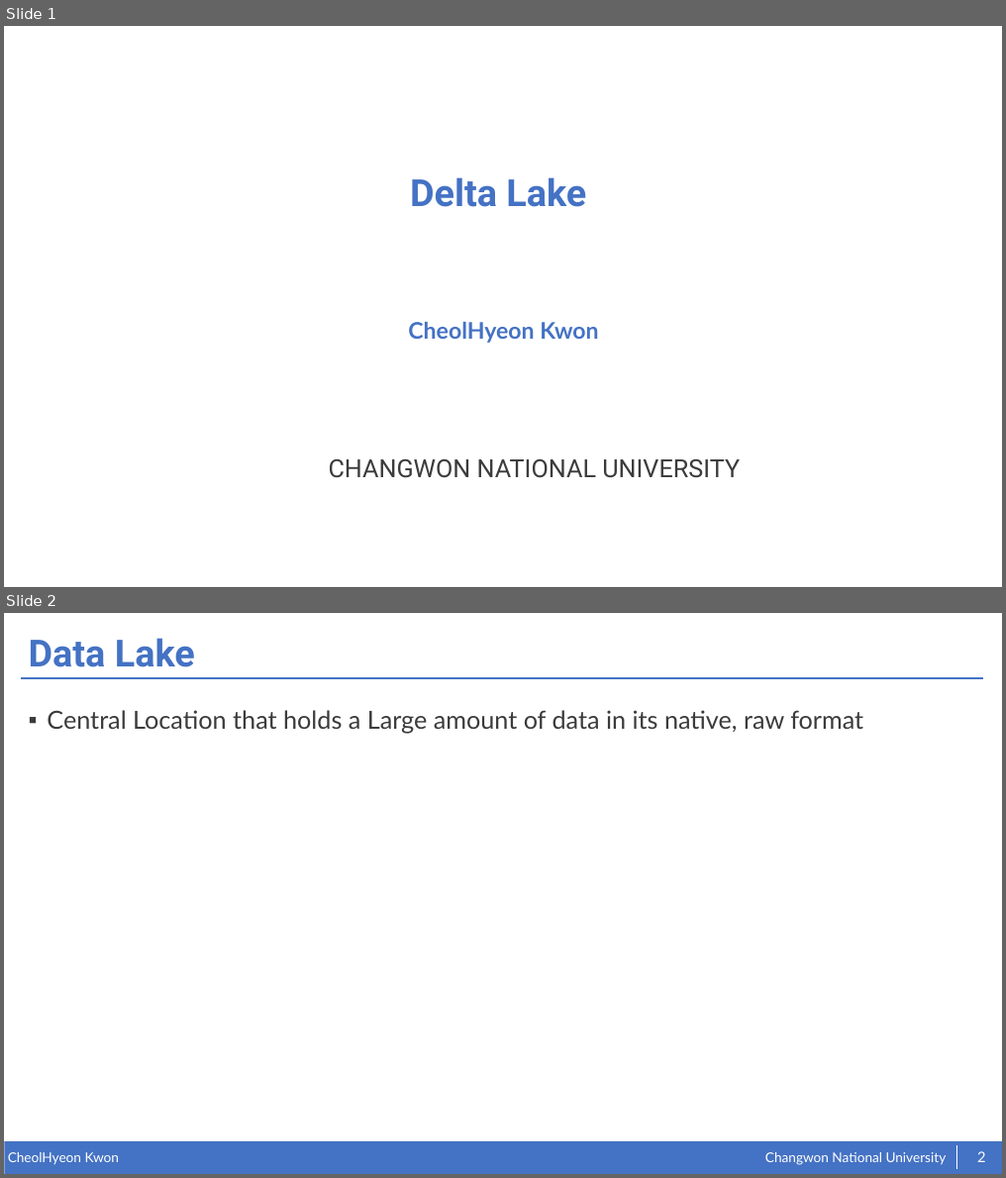
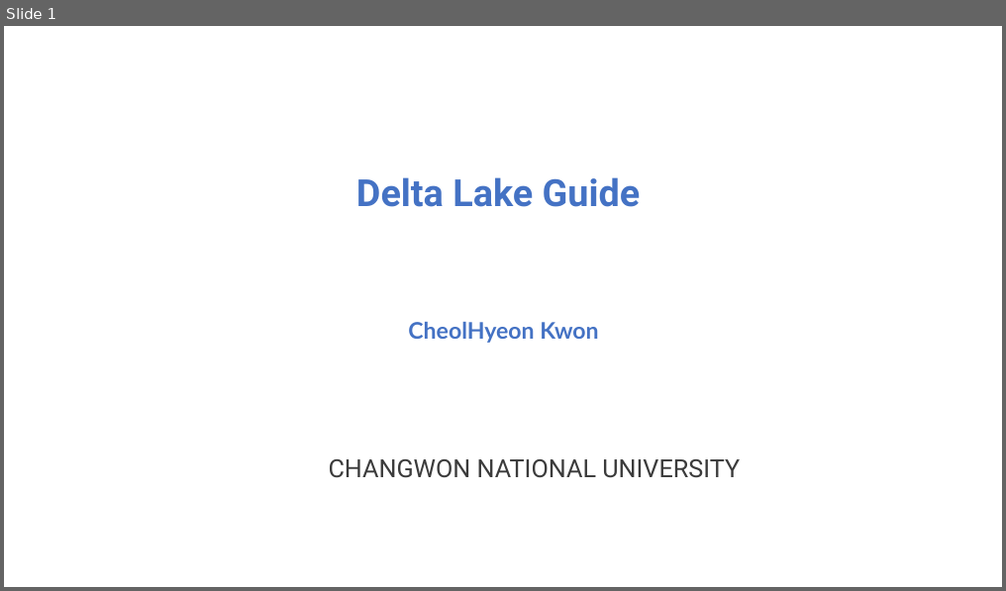
Before and after one commit to kkcchh9999/Studied_in_NOSLab, a slide deck: presentation/2022.07.06.pptx. Shown one above the other, each under a label of ours: slides 1 and 2 before the commit, slide 1 after it. The pictures are 1006x1178 and 1006x591 pixels, drawn with LibreOffice and Linux fonts; fonts in the diff are those of the drawing. Boxes give left, top, right and bottom in pixels: in the first picture for what was removed or moved away, otherwise in the second. Text is boxed around its words. In the diff, an @@ line names an element or a change of style, - is before the commit and + after.

```diff
--- a/presentation/2022.07.06.pptx
+++ b/presentation/2022.07.06.pptx
@@ slide 2 removed at bbox=[4, 613, 1002, 1174], background #FFFFFF @@
@@ title removed at bbox=[29, 638, 195, 667] @@
-Data Lake
@@ line removed from (21, 678) to (983, 678) @@
@@ text removed at bbox=[47, 710, 863, 734] @@
-▪ Central Location that holds a Large amount of data in its native, raw format
@@ rectangle removed at bbox=[4, 1142, 1002, 1174] @@
@@ line removed from (957, 1146) to (957, 1170) @@
@@ text removed at bbox=[8, 1153, 119, 1165] @@
-CheolHyeon Kwon
@@ text removed at bbox=[765, 1153, 946, 1165] @@
-Changwon National University
@@ page number removed at bbox=[977, 1152, 986, 1162] @@
-2
@@ slide 1 changed as well @@
@@ text at bbox=[356, 177, 641, 207]: text changed @@
-Delta Lake
+Delta Lake Guide
```
Also in this commit, not shown: 1 other slide changed, 19 slides added, 1 other slide removed, 3 other files.
